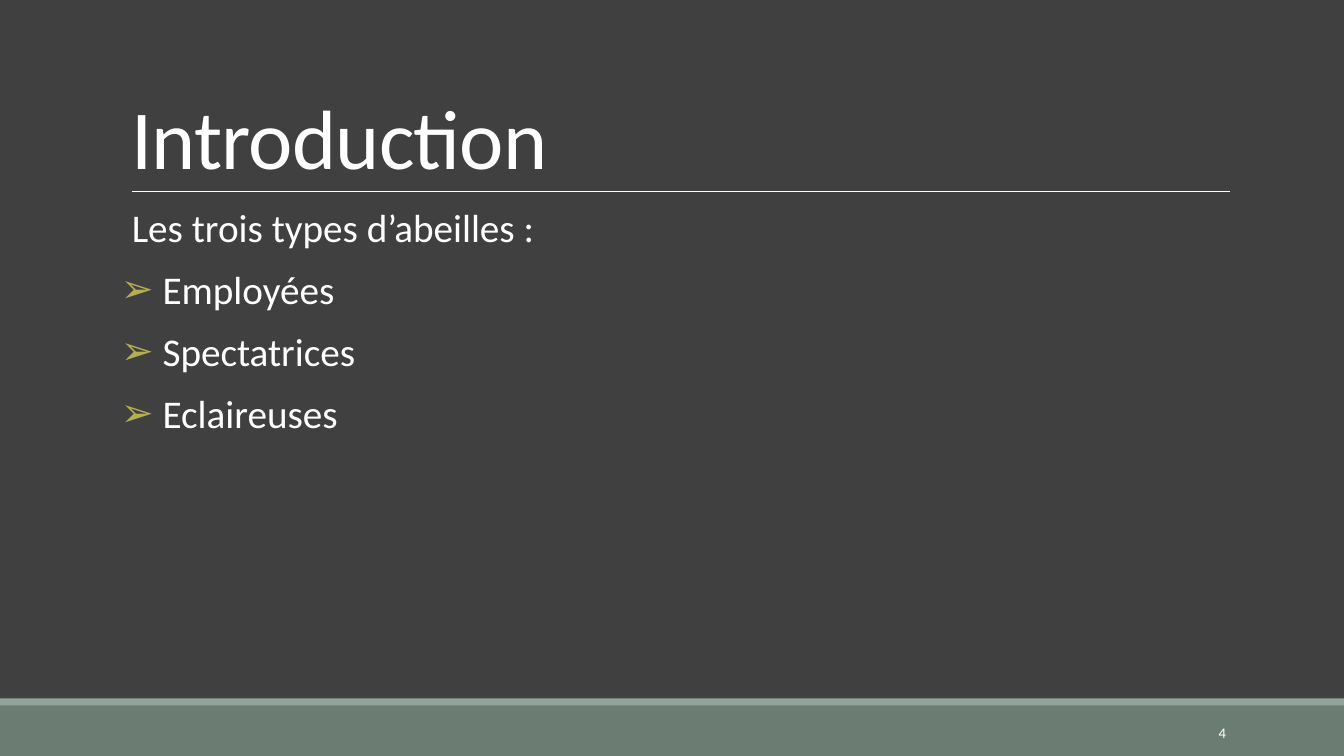
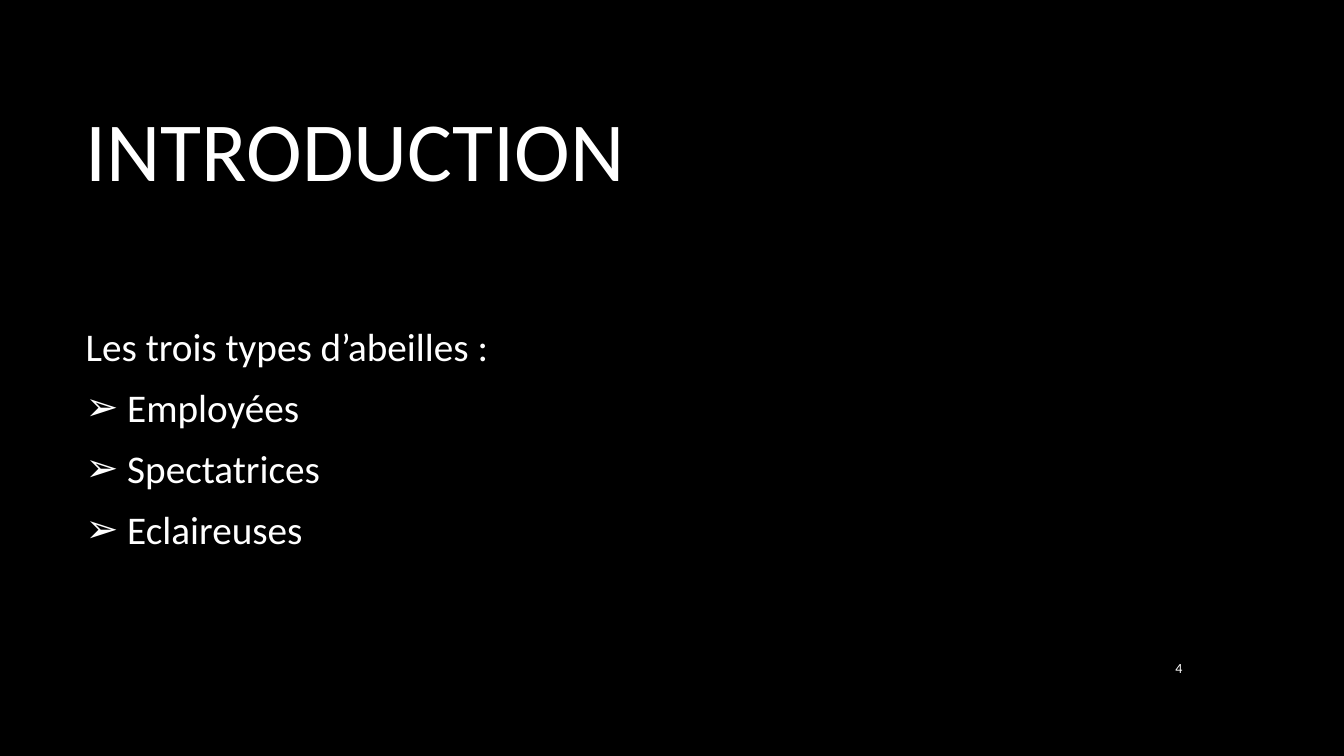
Before and after one commit to Olivier-Delierre/ABC-Algorithm, a slide deck: slide 4 of doc/diapo.pptx. Drawn at 1344x756 pixels with LibreOffice and Linux fonts; fonts in the diff are those of the drawing; background and template pictures are left out. Boxes give left, top, right and bottom in pixels: in the first picture for what was removed or moved away, otherwise in the second. Text is boxed around its words. In the diff, an @@ line names an element or a change of style, - is before the commit and + after.

```diff
--- a/doc/diapo.pptx
+++ b/doc/diapo.pptx
@@ background #404040 to picture (left out) @@
@@ title "INTRODUCTION" at (x1=86, y1=126, x2=625, y2=182): vertical alignment bottom to middle @@
@@ title at (x1=86, y1=126, x2=625, y2=182): text changed @@
-Introduction
+INTRODUCTION
@@ line removed from (132, 192) to (1231, 192) @@
@@ text "Les trois types d’abeilles :" moved from (x1=132, y1=214, x2=515, y2=429) to (x1=86, y1=333, x2=469, y2=545) @@
@@ text "Les trois types d’abeilles :" at (x1=86, y1=333, x2=469, y2=545): bullet   to none; line spacing 0.9 to 1; less space between paragraphs; indent changed; bullet colour #B5AE53 to #FFFFFF; vertical alignment top to middle @@
@@ page number moved from (x1=1219, y1=728, x2=1226, y2=738) to (x1=1175, y1=664, x2=1182, y2=673) @@
@@ page number at (x1=1175, y1=664, x2=1182, y2=673): size 10.5 to 10 pt @@
@@ rectangle removed at (x1=0, y1=706, x2=1344, y2=756) @@
@@ rectangle removed at (x1=0, y1=699, x2=1344, y2=706) @@
```
Also in this commit, not shown: 5 other slides changed, 5 slides added, 2 slides removed.
